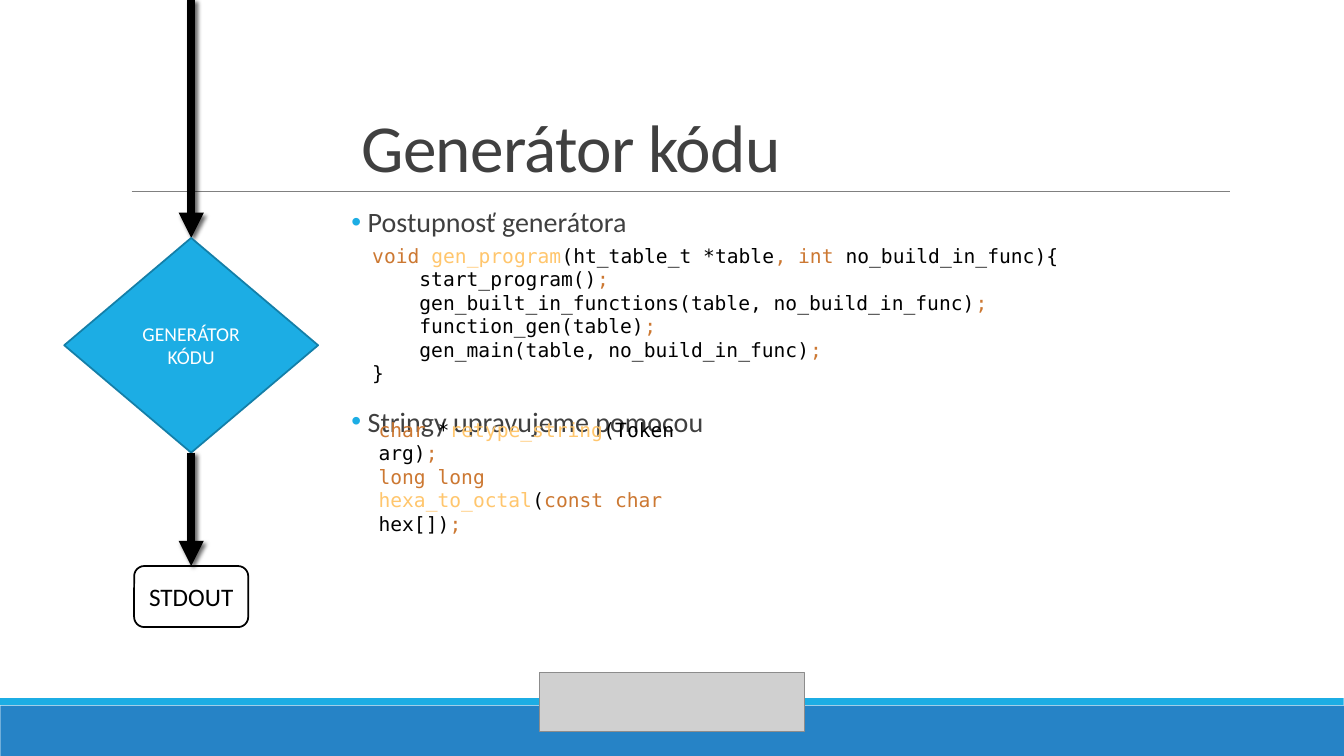
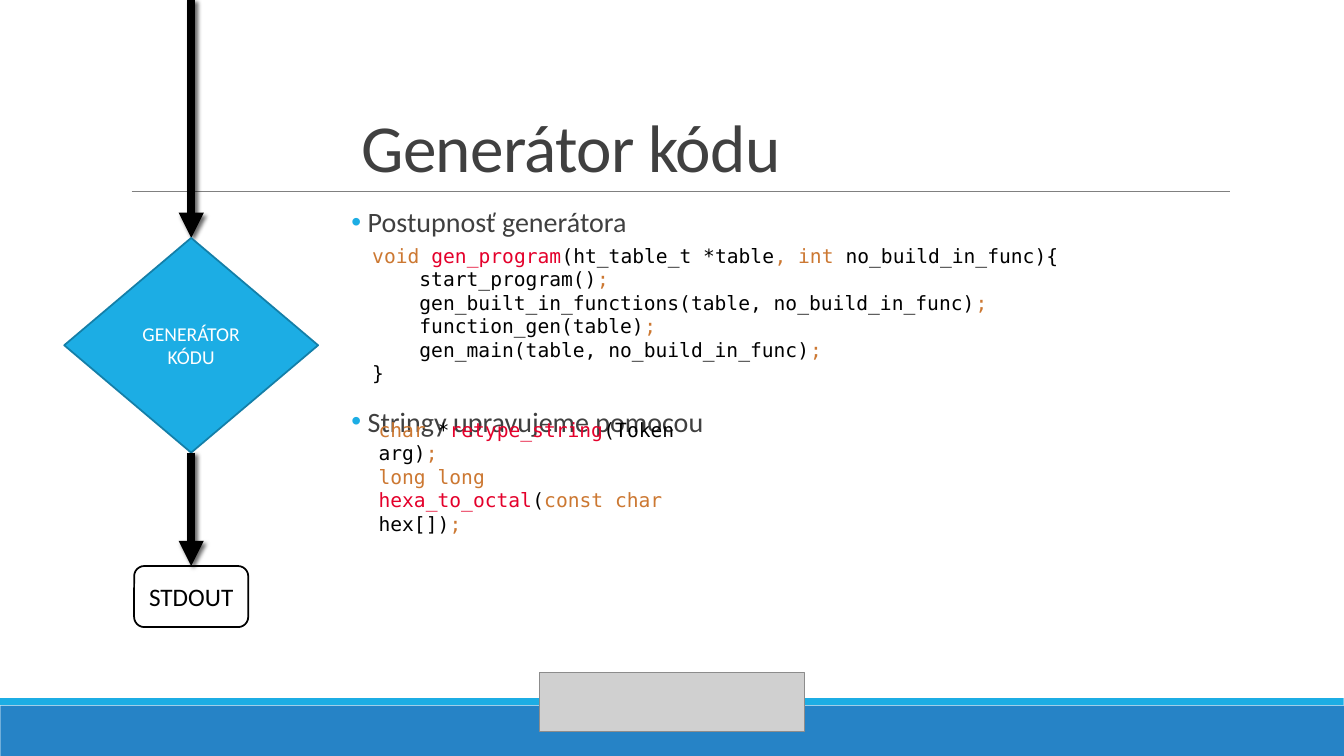
Before and after one commit to MoZZrello/IFJ-Project-2022, a slide deck: slide 13 of docs/IFJ PROJEKT - VARIANTA TRP.pptx. Drawn at 1344x756 pixels with LibreOffice and Linux fonts; fonts in the diff are those of the drawing; grey boxes stand for pictures. Boxes give left, top, right and bottom in pixels: in the first picture for what was removed or moved away, otherwise in the second. Text is boxed around its words. In the diff, an @@ line names an element or a change of style, - is before the commit and + after.

Commit message:
Updated colors

```diff
--- a/docs/IFJ PROJEKT - VARIANTA TRP.pptx
+++ b/docs/IFJ PROJEKT - VARIANTA TRP.pptx
@@ text "void gen_program(ht_table_t *table, int no_build_in_func){ ..." at (372,248,1059,362): text colour #FFC66D to #E4002B in "gen_program(ht_table_t" @@
@@ text "char *retype_string(Token arg); long long ..." at (379,421,674,534): text colour #FFC66D to #E4002B in "*retype_string(Token hexa_to_octal(const" @@
```
Also in this commit, not shown: 6 other slides changed.
